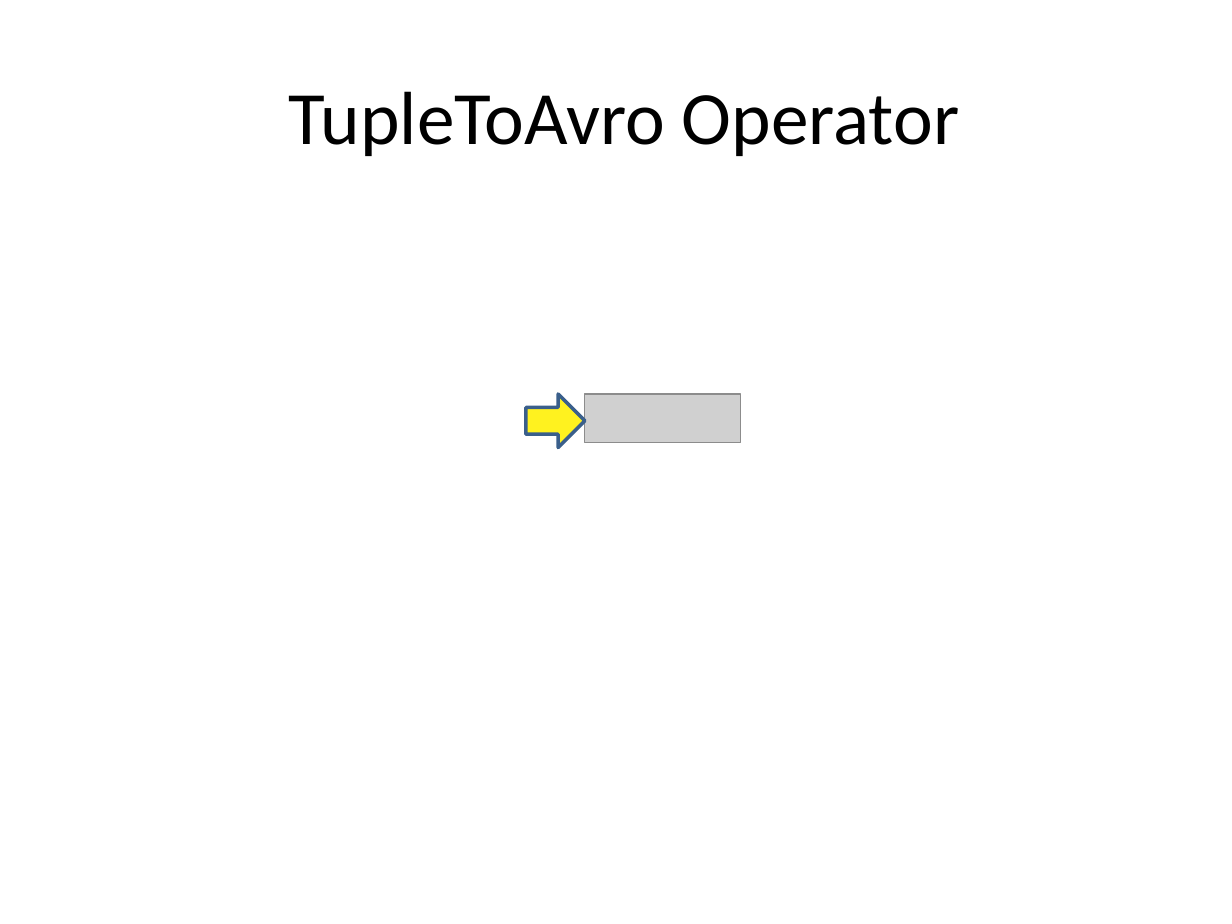
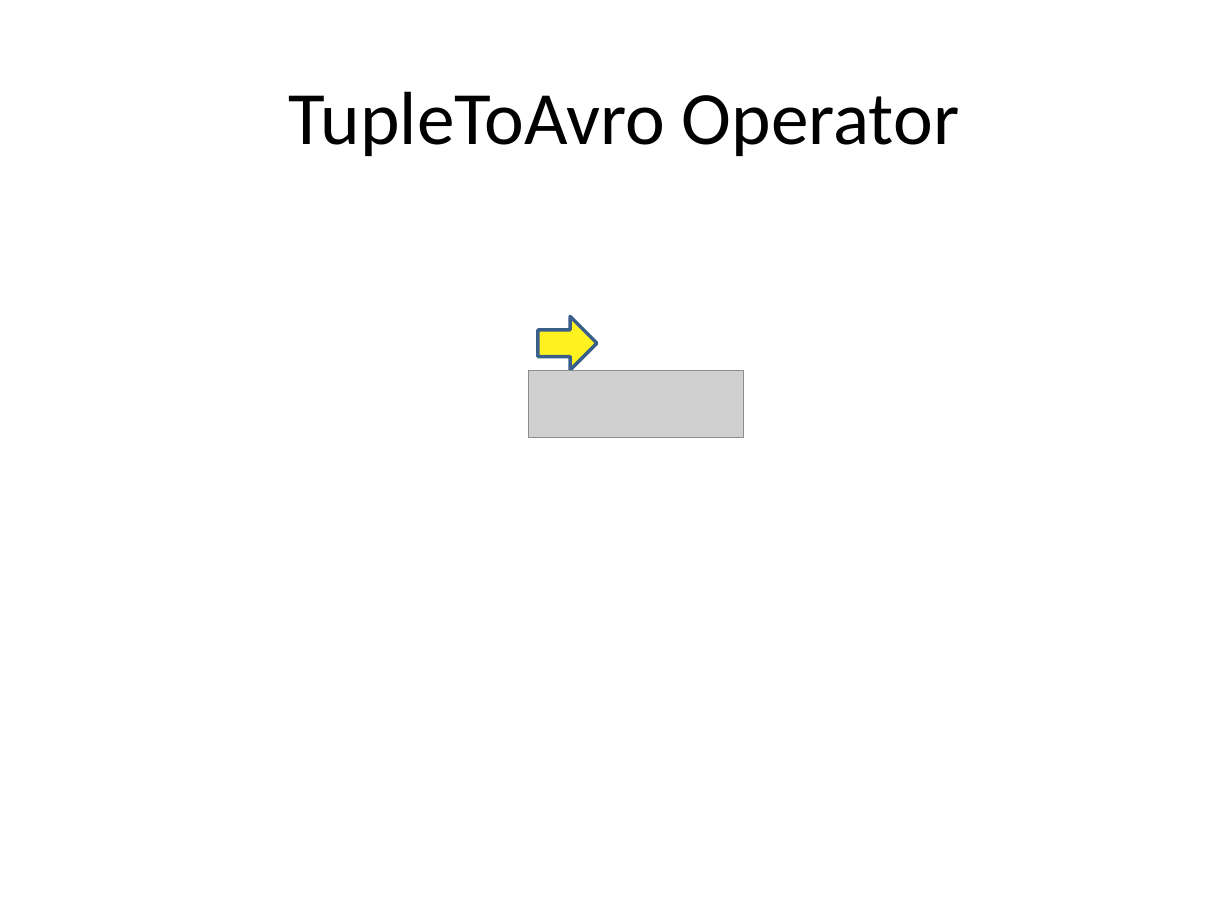
Before and after one commit to IBMStreams/streamsx.avro, a slide deck: slide 3 of com.ibm.streamsx.avro/icons/original/Icons.pptx. Drawn at 1232x924 pixels with LibreOffice and Linux fonts; fonts in the diff are those of the drawing; grey boxes stand for pictures. Boxes give left, top, right and bottom in pixels: in the first picture for what was removed or moved away, otherwise in the second. Text is boxed around its words. In the diff, an @@ line names an element or a change of style, - is before the commit and + after.

Commit message:
Updated TupleToAvro icon

```diff
--- a/com.ibm.streamsx.avro/icons/original/Icons.pptx
+++ b/com.ibm.streamsx.avro/icons/original/Icons.pptx
@@ right arrow: place and size @@
-right arrow at [526,394,585,447]
+right arrow at [538,317,598,370]
@@ picture: place and size @@
-picture at [585,394,742,442]
+picture at [529,371,743,437]
```
Also in this commit, not shown: 1 slide added, 12 other files.
